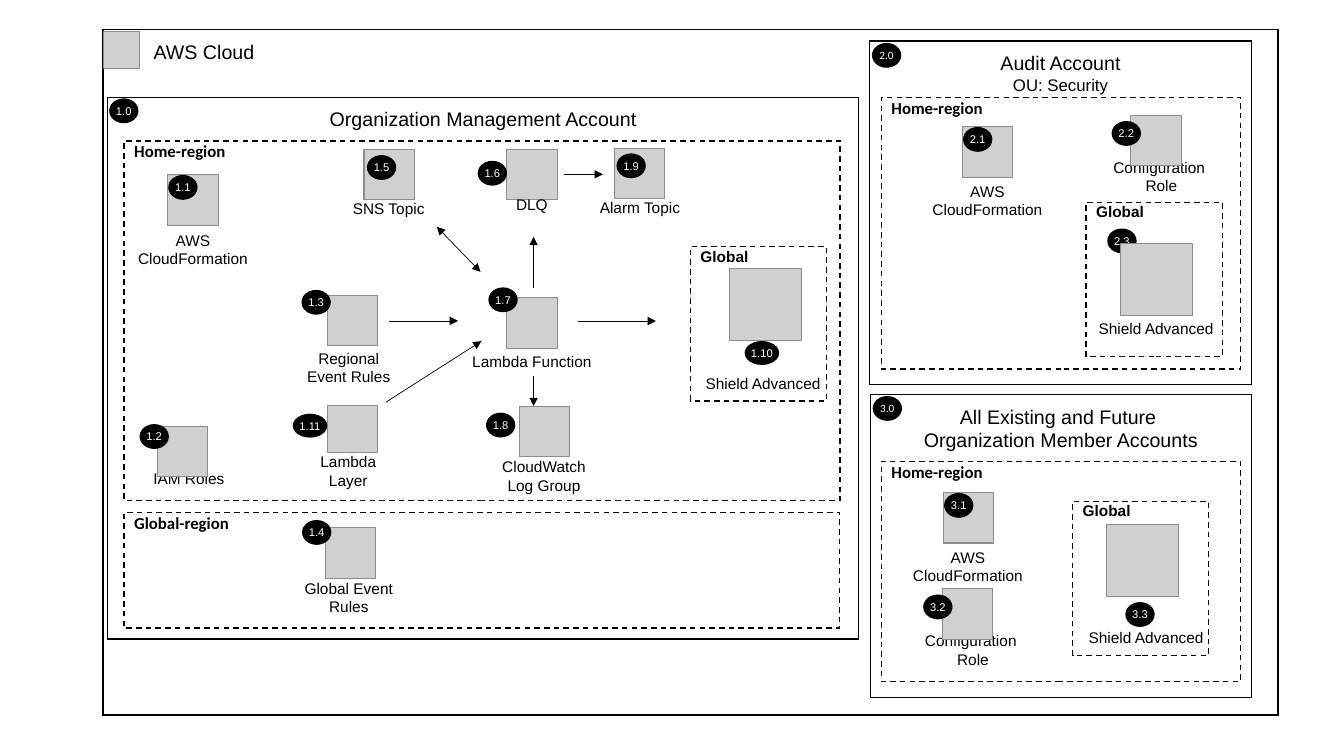
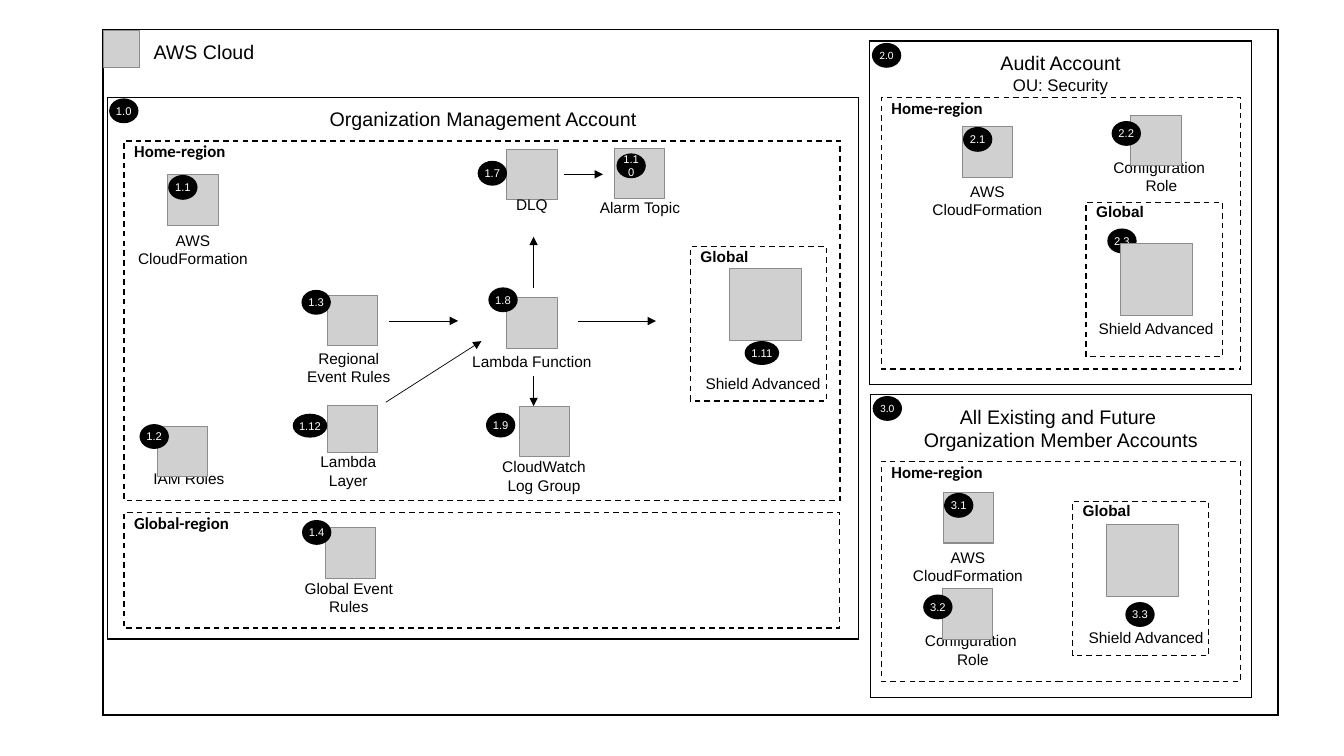
Before and after one commit to justin-kontny/aws-security-reference-architecture-examples, a slide deck: slide 1 of aws_sra_examples/solutions/shield_advanced/shield_advanced/documentation/shield.pptx. Drawn at 1344x756 pixels with LibreOffice and Linux fonts; fonts in the diff are those of the drawing; grey boxes stand for pictures. Boxes give left, top, right and bottom in pixels: in the first picture for what was removed or moved away, otherwise in the second. Text is boxed around its words. In the diff, an @@ line names an element or a change of style, - is before the commit and + after.

```diff
--- a/aws_sra_examples/solutions/shield_advanced/shield_advanced/documentation/shield.pptx
+++ b/aws_sra_examples/solutions/shield_advanced/shield_advanced/documentation/shield.pptx
@@ picture removed at (364,149,414,200) @@
@@ ellipse removed at (368,156,396,179) @@
-1.5
@@ text in ellipse at (485,169,501,177): text changed @@
-1.6
+1.7
@@ text in ellipse at (623,154,639,163): text changed @@
-1.9
+1.10
@@ text removed at (353,203,424,217) @@
-SNS Topic
@@ double arrow removed from (437, 227) to (481, 272) @@
@@ text in ellipse at (495,296,511,304): text changed @@
-1.7
+1.8
@@ text in ellipse at (751,349,772,357): text changed @@
-1.10
+1.11
@@ text in ellipse at (299,422,321,430): text changed @@
-1.11
+1.12
```
Also in this commit, not shown: 13 other files.
